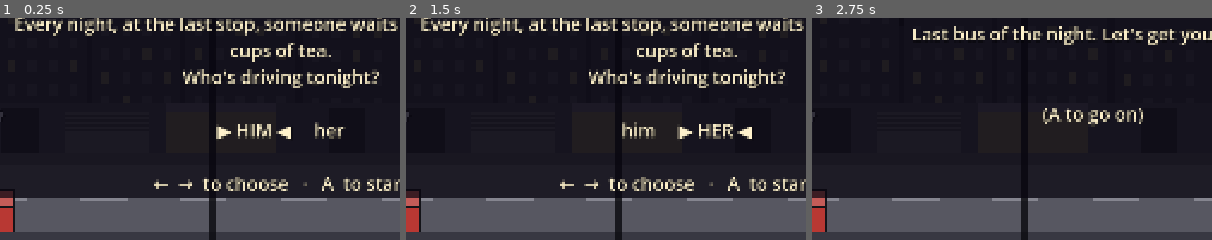
Above: before the commit, frames 1-3 (left to right).
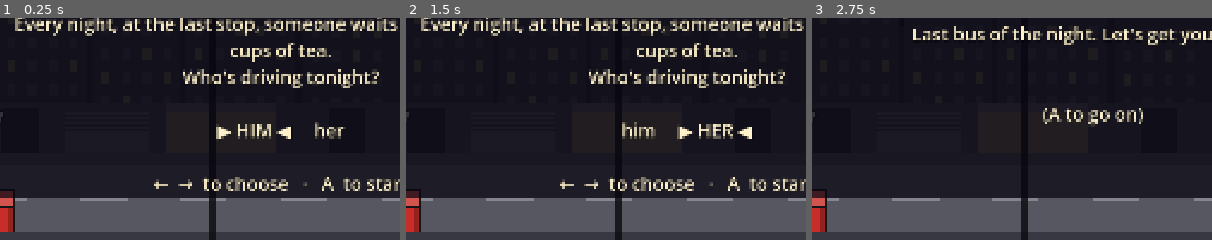
Above: after the commit, the same moments.

Repository: jetomev/cyberbrawling-my-way-to-my-love
Game: Godot game, scene res://scenes/main.tscn
Two runs of this game, one before a commit and one after it. Both use one fixed random seed, a clock stepped at 60 frames per second and the inputs below.
Inputs (mouse positions are % of the whole screen's width and height, from its top left):
- Up to frame 1 (0.25 s): no input
- Up to frame 2 (1.5 s): tap Enter at 0.5 s; move the mouse to (72, 44) at 0.52 s; hold Right (move_right) 0.53-1.25 s; hold D (block) 0.53-1.25 s; click (72, 44) at 0.67 s; tap Space (jump) at 0.77, 1.25 s; drag from (30, 54) to (45, 70) at 1.27 s
- Up to frame 3 (2.75 s): tap Enter at 2 s; move the mouse to (60, 27) at 2.02 s; hold Right (move_right) from 2.03 s (still down); tap A (punch) at 2.1 s
The pictures show only the part of the screen within x 15-65%, y 37-87%; the shares and areas given below are measured in that part.

The runs differ from the first frame. In frame 1, 0.1% of the frame differs, in the area x 2-4%, y 85-97%; in frame 2, 0.1%; in frame 3, 0.1%.

Commit message:
props: the team's props sheet in the picked look (Neon ink)
The testers (2026-11-03): the props show green, like a placeholder. Checked
against the team's props sheet: the dumpster is green by design ("a green metal
street dumpster"), but the barrier is orange and white stripes and the
first-aid kit has a GREEN cross (deliberately not red, so it's no real
charity's mark); both were wrong here. Every prop now has the Neon ink
treatment: bold outline, a shadow tone, the magenta rim on the lit edge.

Co-Authored-By: Claude Opus 5.5 <noreply@anthropic.com>

Diff:
--- a/game/scripts/present/obstacles_view.gd
+++ b/game/scripts/present/obstacles_view.gd
@@ -2,8 +2,12 @@
 ## Draws what stands on the street (street_world.gd) as grey boxes with a top and a front, each at its own depth so
 ## fighters pass in front of or behind it. A broken crate becomes a low heap of boards.
 
-const COLORS := {"crate": Color(0.50, 0.45, 0.38), "car": Color(0.36, 0.42, 0.52), "barrier": Color(0.55, 0.50, 0.30),
-	"hydrant": Color(0.72, 0.22, 0.2), "dumpster": Color(0.24, 0.38, 0.28), "speaker": Color(0.2, 0.2, 0.24)}
+## The props as the team's props sheet has them (art-in 2026-11-03), in the picked look, "Neon ink" (bold dark
+## outlines, two tones, a thin neon rim on the lit edge): a wooden crate, a boxy old car, an orange-and-white road
+## barrier, a red hydrant, a green metal dumpster, black speakers. Grey-box stand-ins until the team's pictures land.
+const COLORS := {"crate": Color(0.58, 0.44, 0.28), "car": Color(0.36, 0.42, 0.52), "barrier": Color(0.95, 0.5, 0.15),
+	"hydrant": Color(0.78, 0.18, 0.16), "dumpster": Color(0.2, 0.42, 0.3), "speaker": Color(0.16, 0.16, 0.2)}
+const RIM := Color(1.0, 0.24, 0.65)  # the magenta neon rim (#ff3ea5) on the edge facing the signs
 const EDGE := Color(0.08, 0.08, 0.10)
 
 var world
@@ -88,11 +92,11 @@
 			loose.draw_rect(Rect2(at + Vector2(-18, -22), Vector2(36, 22)), Color(0.92, 0.9, 0.84))
 			loose.draw_rect(Rect2(at + Vector2(-18, -22), Vector2(36, 22)), EDGE, false, 2.0)
 			loose.draw_rect(Rect2(at + Vector2(-18, -14), Vector2(36, 5)), Color(0.85, 0.3, 0.25))
-		elif it["kind"] == "first_aid":  # a white kit with a red cross
+		elif it["kind"] == "first_aid":  # a white kit with a GREEN cross (the team: not red, so it's no real charity's mark)
 			loose.draw_rect(Rect2(at + Vector2(-20, -24), Vector2(40, 24)), Color(0.95, 0.95, 0.95))
 			loose.draw_rect(Rect2(at + Vector2(-20, -24), Vector2(40, 24)), EDGE, false, 2.0)
-			loose.draw_rect(Rect2(at + Vector2(-3, -21), Vector2(6, 18)), Color(0.85, 0.15, 0.15))
-			loose.draw_rect(Rect2(at + Vector2(-9, -15), Vector2(18, 6)), Color(0.85, 0.15, 0.15))
+			loose.draw_rect(Rect2(at + Vector2(-3, -21), Vector2(6, 18)), Color(0.15, 0.7, 0.3))
+			loose.draw_rect(Rect2(at + Vector2(-9, -15), Vector2(18, 6)), Color(0.15, 0.7, 0.3))
 		else:  # another weapon, by its look in the hand
 			loose.draw_line(at + Vector2(-34, -4), at + Vector2(34, -8), EDGE, 10.0)
 			loose.draw_line(at + Vector2(-32, -4), at + Vector2(32, -8), Color(0.7, 0.7, 0.72), 5.0)
@@ -118,8 +122,16 @@
 	var front := Rect2(o["x0"], near - top, w, top)
 	n.draw_rect(top_face, base.lightened(0.18))
 	n.draw_rect(front, base)
-	n.draw_rect(top_face, EDGE, false, 3.0)
-	n.draw_rect(front, EDGE, false, 3.0)
+	n.draw_rect(Rect2(front.position + Vector2(front.size.x * 0.6, 0), Vector2(front.size.x * 0.4, front.size.y)), base.darkened(0.25))  # the shadow tone
+	n.draw_line(front.position + Vector2(2, 2), Vector2(front.position.x + 2, front.end.y - 2), RIM, 3.0)  # the rim on the lit edge
+	n.draw_line(top_face.position + Vector2(2, 2), Vector2(top_face.end.x - 2, top_face.position.y + 2), RIM, 2.0)
+	if o["kind"] == "barrier":  # orange and white stripes
+		var stripes := int(top / 40.0)
+		for i in stripes:
+			if i % 2 == 1:
+				n.draw_rect(Rect2(front.position.x, front.position.y + i * 40.0, w, 40.0), Color(0.95, 0.95, 0.92))
+	n.draw_rect(top_face, EDGE, false, 4.0)
+	n.draw_rect(front, EDGE, false, 4.0)
 	if o["kind"] == "crate":
 		n.draw_line(front.position, front.end, EDGE, 3.0)
 		n.draw_line(Vector2(front.end.x, front.position.y), Vector2(front.position.x, front.end.y), EDGE, 3.0)
